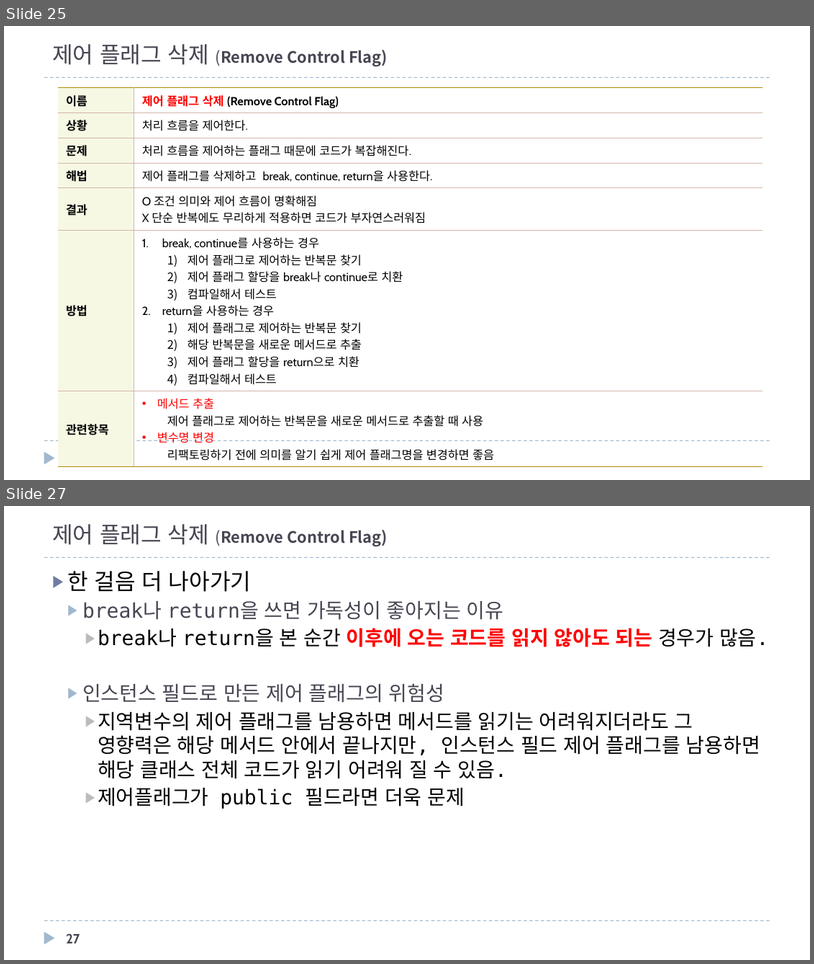
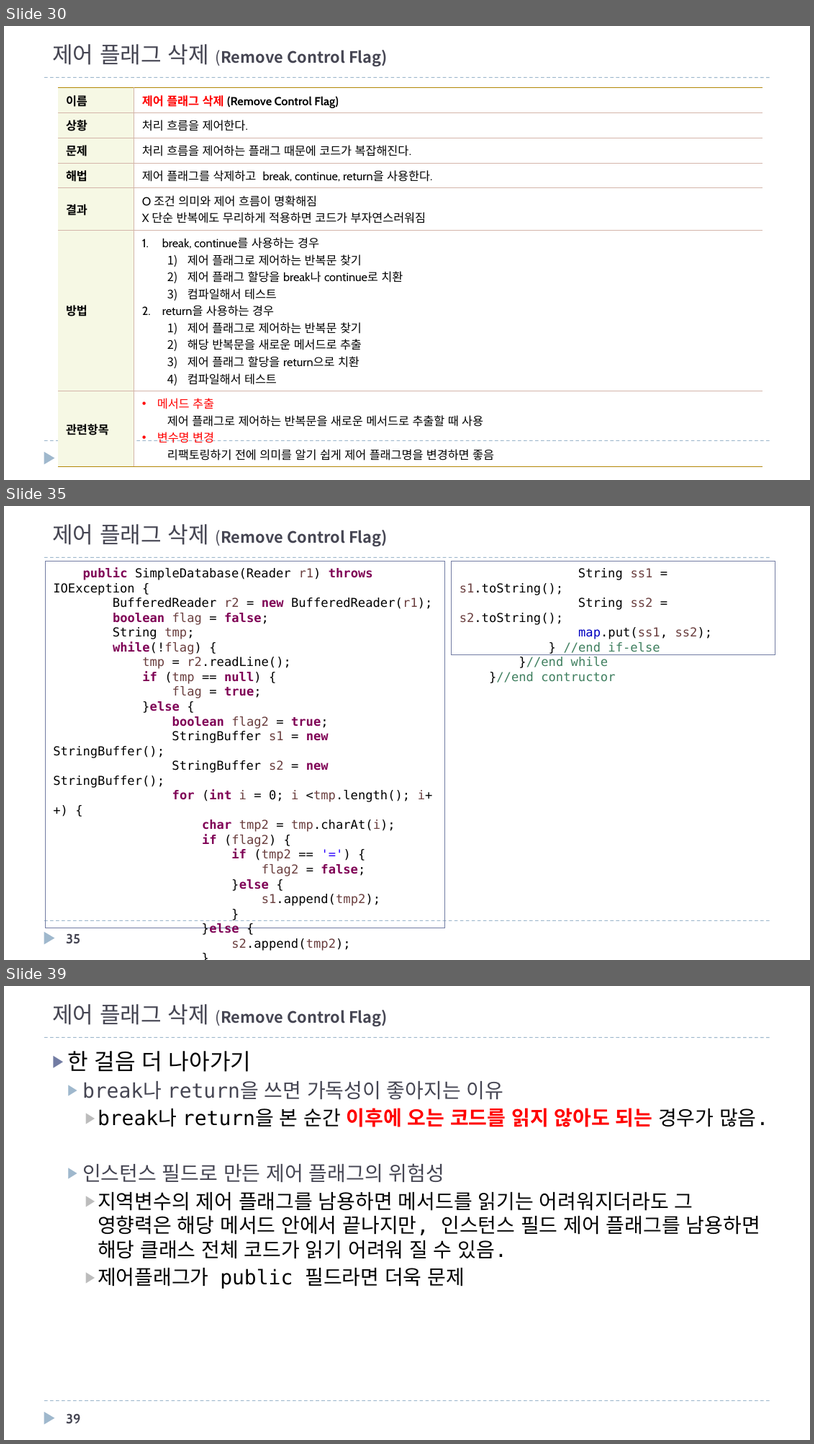
Before and after one commit to mkgungor/refactoring_java, a slide deck: ppt/자바로 배우는 리팩토링 입문.pptx. Shown one above the other, each under a label of ours: slides 25 and 27 before the commit, slides 30, 35 and 39 after it; the slides between them are not shown. The pictures are 814x964 and 814x1444 pixels, drawn with LibreOffice and Linux fonts; fonts in the diff are those of the drawing. Boxes give left, top, right and bottom in pixels: in the first picture for what was removed or moved away, otherwise in the second. Text is boxed around its words. In the diff, an @@ line names an element or a change of style, - is before the commit and + after.

```diff
--- a/ppt/자바로 배우는 리팩토링 입문.pptx
+++ b/ppt/자바로 배우는 리팩토링 입문.pptx
@@ slide 35 added at (4, 506, 810, 960), background #FFFFFF; not listed: 3 template elements that a slide beside it also shows @@
@@ title added at (52, 524, 388, 547), 14 pt, text #464653, bold @@
+제어 플래그 삭제 (Remove Control Flag)
@@ rectangle added at (45, 561, 445, 928), outline #727CA3 0.75 pt, 11 pt, text #000000 @@
+public SimpleDatabase(Reader r1) throws IOException {
+BufferedReader r2 = new BufferedReader(r1);
+boolean flag = false;
+String tmp;
+while(!flag) {
+tmp = r2.readLine();
+if (tmp == null) {
+flag = true;
+}else {
+boolean flag2 = true;
+StringBuffer s1 = new StringBuffer();
+StringBuffer s2 = new StringBuffer();
+for (int i = 0; i <tmp.length(); i++) {
+char tmp2 = tmp.charAt(i);
+if (flag2) {
+if (tmp2 == '=') {
+flag2 = false;
+}else {
+s1.append(tmp2);
+}
+}else {
+s2.append(tmp2);
+}
+}
@@ rectangle added at (452, 561, 776, 655), outline #727CA3 0.75 pt, 11 pt, text #000000 @@
+String ss1 = s1.toString();
+String ss2 = s2.toString();
+map.put(ss1, ss2);
+} //end if-else
+}//end while
+}//end contructor
@@ page number added at (66, 933, 80, 943), 12 pt, text #464653, bold @@
+35
@@ what was slide 25 is now slide 30 @@
@@ what was slide 27 is now slide 39 @@
@@ page number at (66, 1413, 81, 1423): text changed @@
-27
+39
```
Also in this commit, not shown: 7 slides changed, 11 other slides added, 5 other files.
